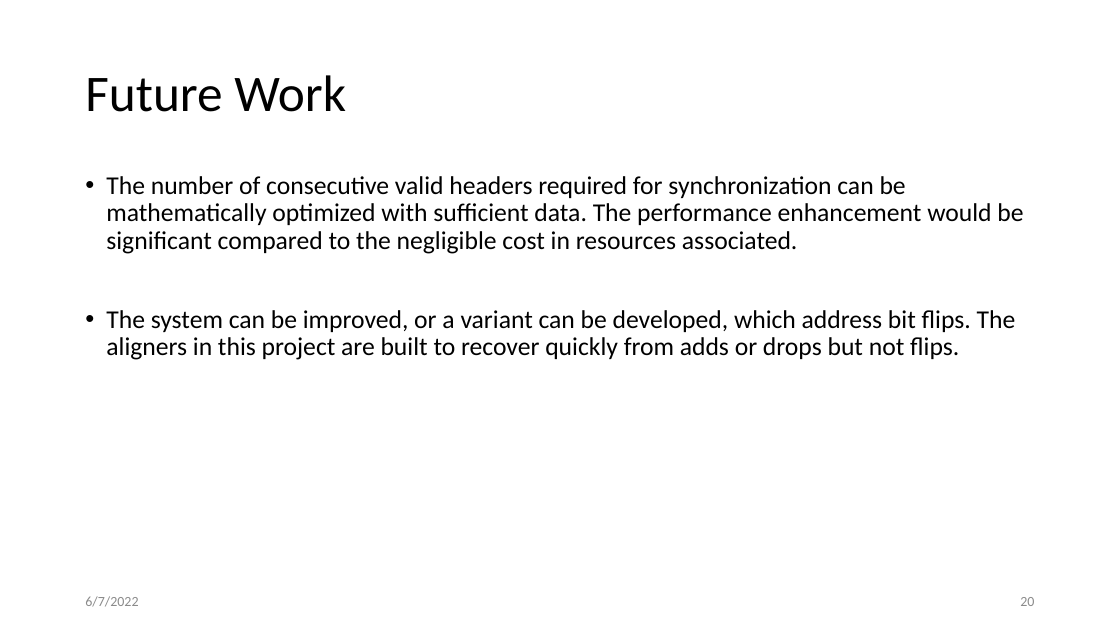
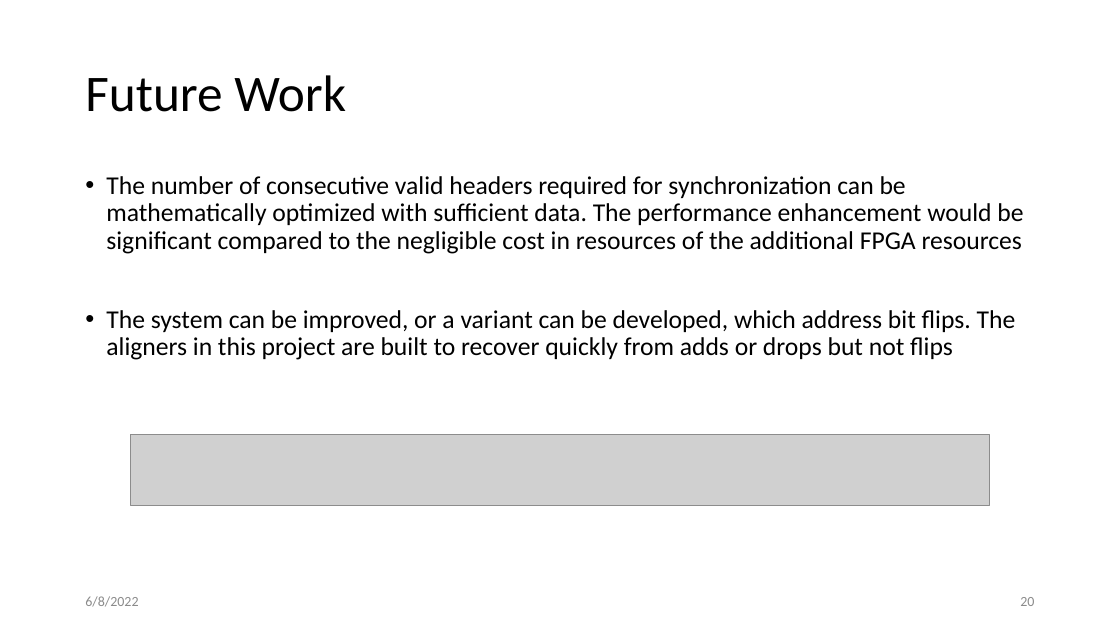
Before and after one commit to AnatoliyMartynyuk/YARR-rx-recovery, a slide deck: slide 20 of docs/thesis/Thesis Defense.pptx. Drawn at 1120x630 pixels with LibreOffice and Linux fonts; fonts in the diff are those of the drawing; grey boxes stand for pictures. Boxes give left, top, right and bottom in pixels: in the first picture for what was removed or moved away, otherwise in the second. Text is boxed around its words. In the diff, an @@ line names an element or a change of style, - is before the commit and + after.

```diff
--- a/docs/thesis/Thesis Defense.pptx
+++ b/docs/thesis/Thesis Defense.pptx
@@ text at (x1=106, y1=176, x2=1023, y2=360): text changed @@
-• The number of consecutive valid headers required for synchronization can be mathematically optimized with sufficient data. The performance enhancement would be significant compared to the negligible cost in resources associated.
-• The system can be improved, or a variant can be developed, which address bit flips. The aligners in this project are built to recover quickly from adds or drops but not flips.
+• The number of consecutive valid headers required for synchronization can be mathematically optimized with sufficient data. The performance enhancement would be significant compared to the negligible cost in resources of the additional FPGA resources
+• The system can be improved, or a variant can be developed, which address bit flips. The aligners in this project are built to recover quickly from adds or drops but not flips
@@ picture added at (x1=131, y1=434, x2=990, y2=505) @@
@@ text at (x1=85, y1=596, x2=138, y2=607): text changed @@
-6/7/2022
+6/8/2022
```
Also in this commit, not shown: 27 other slides changed, 1 other file.
